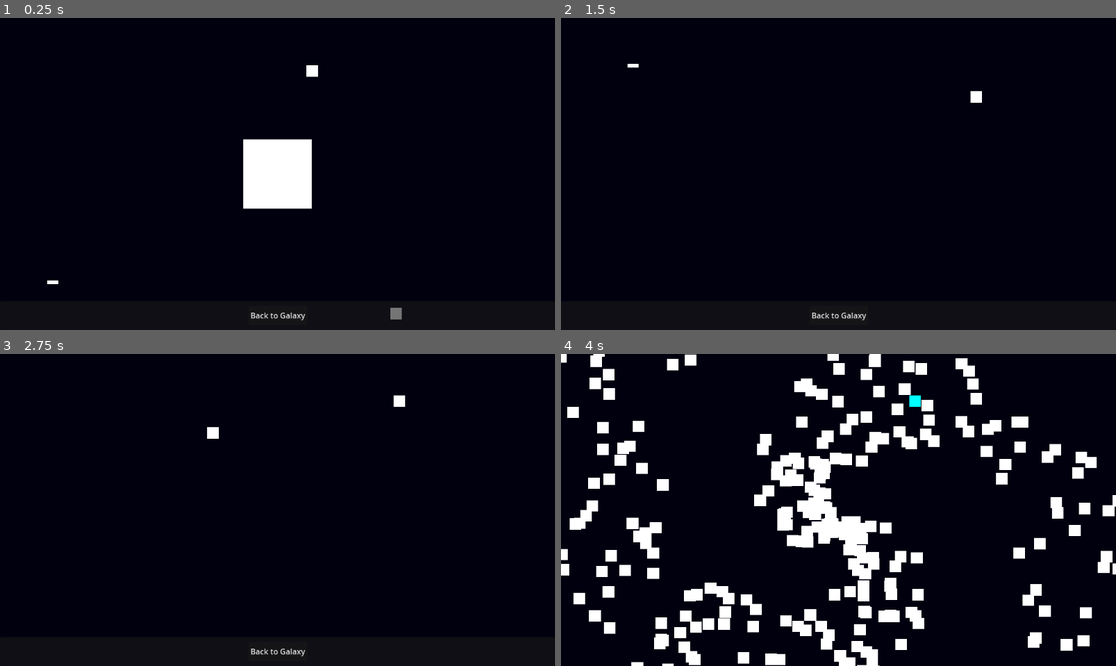
Above: before the commit, frames 1-4 (two rows, left to right).
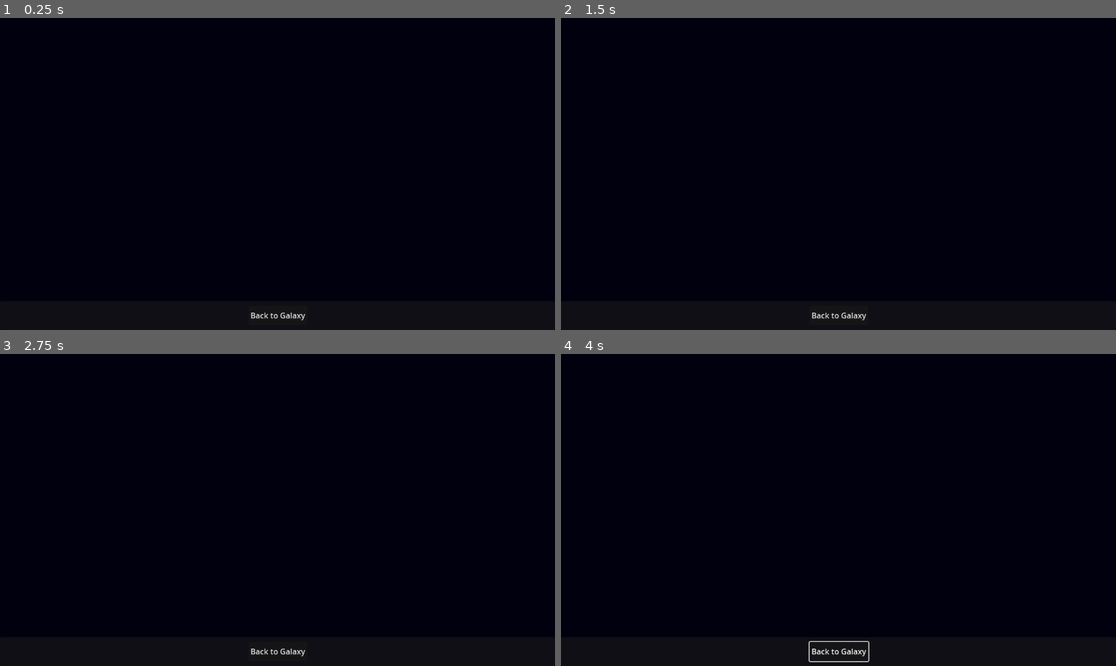
Above: after the commit, the same moments.

Repository: indifferenteye/hegswarm
Game: Godot game, scene res://scenes/galaxy.tscn
Same seed, same stepped clock (60 frames per second), same inputs: the game is played once before the commit and once after it.
Inputs (mouse positions are in pixels of both pictures, inside the frame that each line leads up to):
- Up to frame 1 (0.25 s): no input
- Up to frame 2 (1.5 s): tap Enter at 0.5 s; move the mouse to (960, 158) at 0.52 s; hold S (camera_move_down) 0.53-1.28 s; click (960, 158) at 0.67 s; move the mouse to (727, 189) at 1.27 s; tap A (camera_move_left) at 1.35 s; click (727, 189) at 1.42 s
- Up to frame 3 (2.75 s): tap Space at 2 s; move the mouse to (333, 441) at 2.02 s; hold D (camera_move_right) from 2.03 s (still down); click (333, 441) at 2.17 s
- Up to frame 4 (4 s): release D (camera_move_right) at 2.75 s; click "Back to Galaxy" at 2.75 s; move the mouse to (838, 513) at 3.52 s; tap W (camera_move_up) at 3.6 s; click (838, 513) at 3.67 s

The runs differ from the first frame. In frame 1, 3.0% of the frame differs, in the area x 8-73%, y 15-97%; in frame 2, 0.1%; in frame 3, 0.2%; in frame 4, 16%, in the area x 0-100%, y 0-100%.
Error after the commit: Parse Error: Expected statement, found "Indent" instead. (res://scripts/star_system.gd:49)

Commit message:
Add player drone to star system

Diff:
--- a/scripts/star_system.gd
+++ b/scripts/star_system.gd
@@ -6,6 +6,8 @@
 @export var sun_scene: PackedScene = preload('res://assets/sun.tscn')
 ## Scene used for planets orbiting the star.
 @export var planet_scene: PackedScene = preload('res://assets/planet.tscn')
+## Scene used for the player's drone.
+@export var drone_scene: PackedScene = preload('res://assets/drone.tscn')
 ## Minimum number of planets to generate.
 @export var min_planets: int = 1
 ## Maximum number of planets to generate.
@@ -15,6 +17,11 @@
 
 var rng: RandomNumberGenerator = RandomNumberGenerator.new()
 var generator: StarSystemGenerator = StarSystemGenerator.new()
+var planets: Array = []
+var drone: Node2D
+var drone_target: Vector2
+## Speed at which the drone moves toward the target position.
+@export var drone_speed: float = 80.0
 
 func _ready() -> void:
 	rng.seed = Globals.star_seed
@@ -22,6 +29,7 @@
 	add_child(sun)
 	sun.position = Vector2.ZERO
 	_spawn_planets(sun)
+	_spawn_drone()
 
 func _spawn_planets(sun: Node2D) -> void:
 	if planet_scene == null:
@@ -32,10 +40,30 @@
 		var planet: Node2D = planet_scene.instantiate()
 		add_child(planet)
 		planet.position = sun.position + offset
+		planets.append(planet)
+
+func _spawn_drone() -> void:
+	if drone_scene == null or planets.is_empty():
+		return
+	drone = drone_scene.instantiate()
+		add_child(drone)
+		var planet: Node2D = planets[rng.randi_range(0, planets.size() - 1)]
+		drone.position = planet.position + Vector2(20, 0)
+		drone_target = drone.position
+
+func _process(delta: float) -> void:
+	if drone:
+		var delta_pos := drone_target - drone.position
+		if delta_pos.length() > 1.0:
+			drone.position += delta_pos.normalized() * drone_speed * delta
+		else:
+			drone.position = drone_target
 
 func _unhandled_input(event: InputEvent) -> void:
 	if event.is_action_pressed('return_to_galaxy'):
 		get_tree().change_scene_to_file('res://scenes/galaxy.tscn')
+	elif event is InputEventMouseButton and event.button_index == MOUSE_BUTTON_LEFT and event.pressed:
+		drone_target = get_global_mouse_position()
 
 func _on_back_button_pressed() -> void:
 	get_tree().change_scene_to_file('res://scenes/galaxy.tscn')
